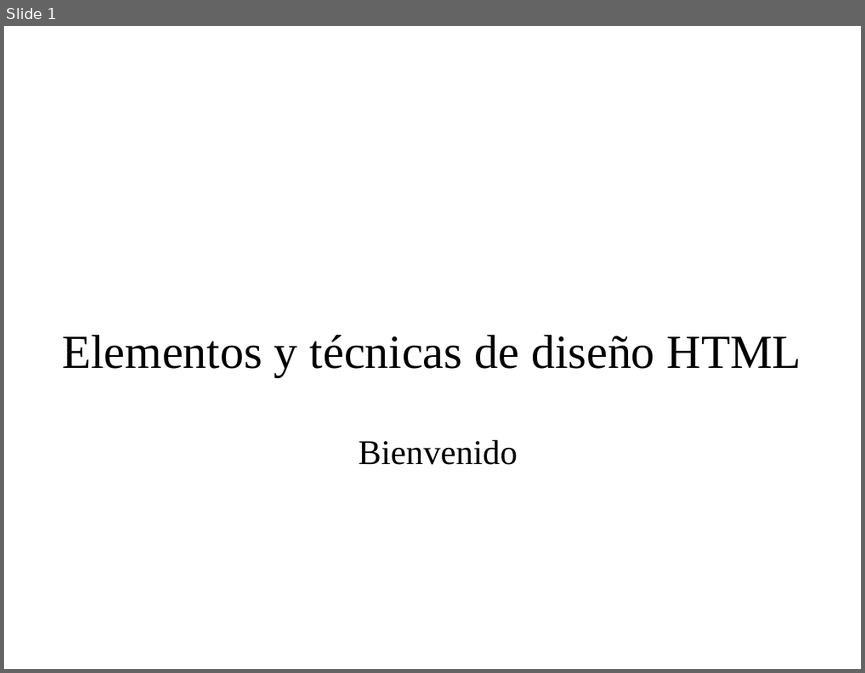
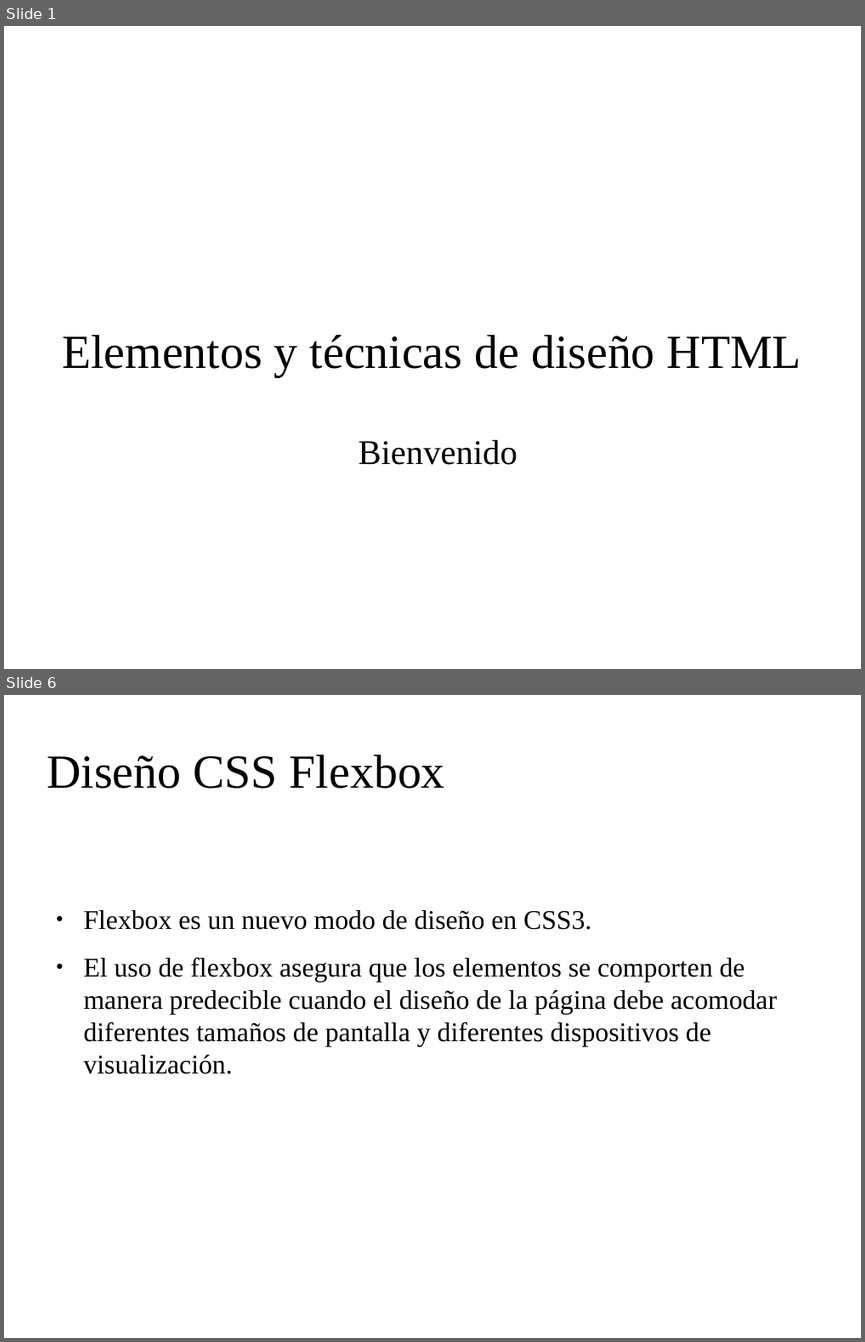
Before and after one commit to codefuncode/Curso-de-HTML-2020, a slide deck: 01-Tutorial-HTML/025-Elementos-y-tecnicas-de-diseno-HTML/025-Elementos-y-tecnicas-de-diseno-HTML.odp. Shown one above the other, each under a label of ours: slide 1 before the commit, slides 1 and 6 after it; the slides between them are not shown. The pictures are 865x673 and 865x1342 pixels, drawn with LibreOffice and Linux fonts; fonts in the diff are those of the drawing; background and template pictures are left out. Boxes give left, top, right and bottom in pixels: in the first picture for what was removed or moved away, otherwise in the second. Text is boxed around its words. In the diff, an @@ line names an element or a change of style, - is before the commit and + after.

```diff
--- a/01-Tutorial-HTML/025-Elementos-y-tecnicas-de-diseno-HTML/025-Elementos-y-tecnicas-de-diseno-HTML.odp
+++ b/01-Tutorial-HTML/025-Elementos-y-tecnicas-de-diseno-HTML/025-Elementos-y-tecnicas-de-diseno-HTML.odp
@@ slide 6 added at box(4, 695, 861, 1338), background picture (left out) @@
@@ title added at box(46, 755, 445, 789), 44 pt, text #000000 @@
+Diseño CSS Flexbox
@@ text added at box(84, 910, 777, 1074), 25 pt, text #000000 @@
+● Flexbox es un nuevo modo de diseño en CSS3.
+● El uso de flexbox asegura que los elementos se comporten de manera predecible cuando el diseño de la página debe acomodar diferentes tamaños de pantalla y diferentes dispositivos de visualización.
```
Also in this commit, not shown: 6 other slides added, 4 slides removed, 18 other files.
